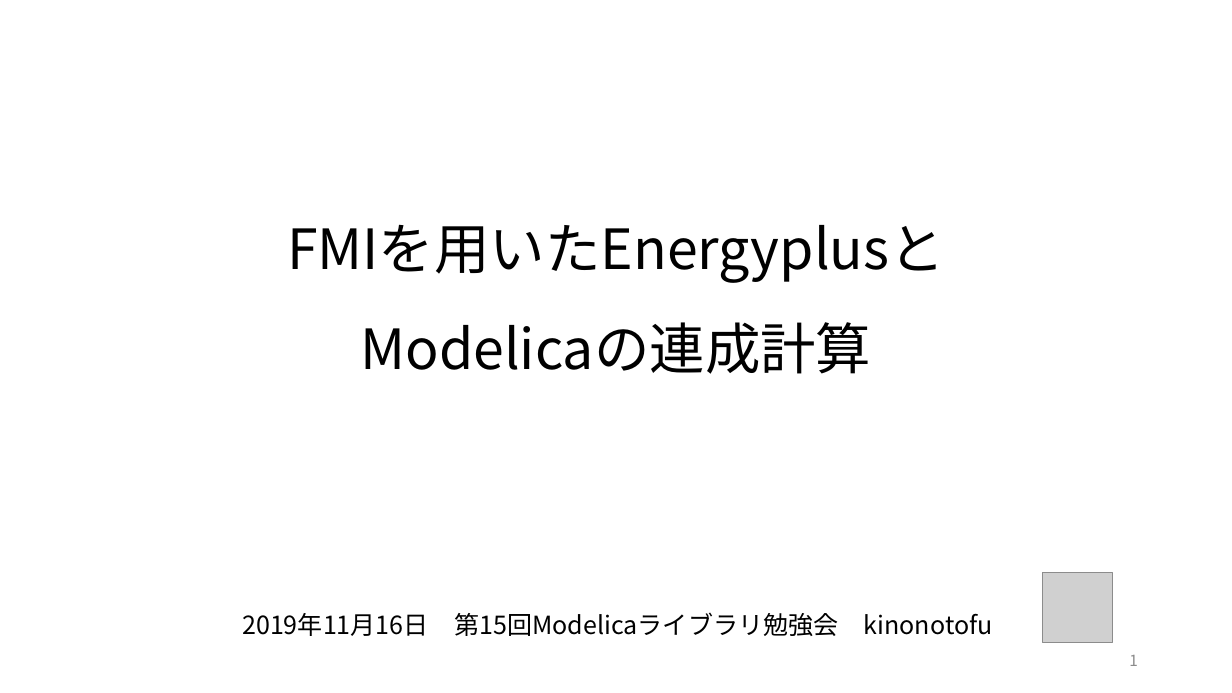
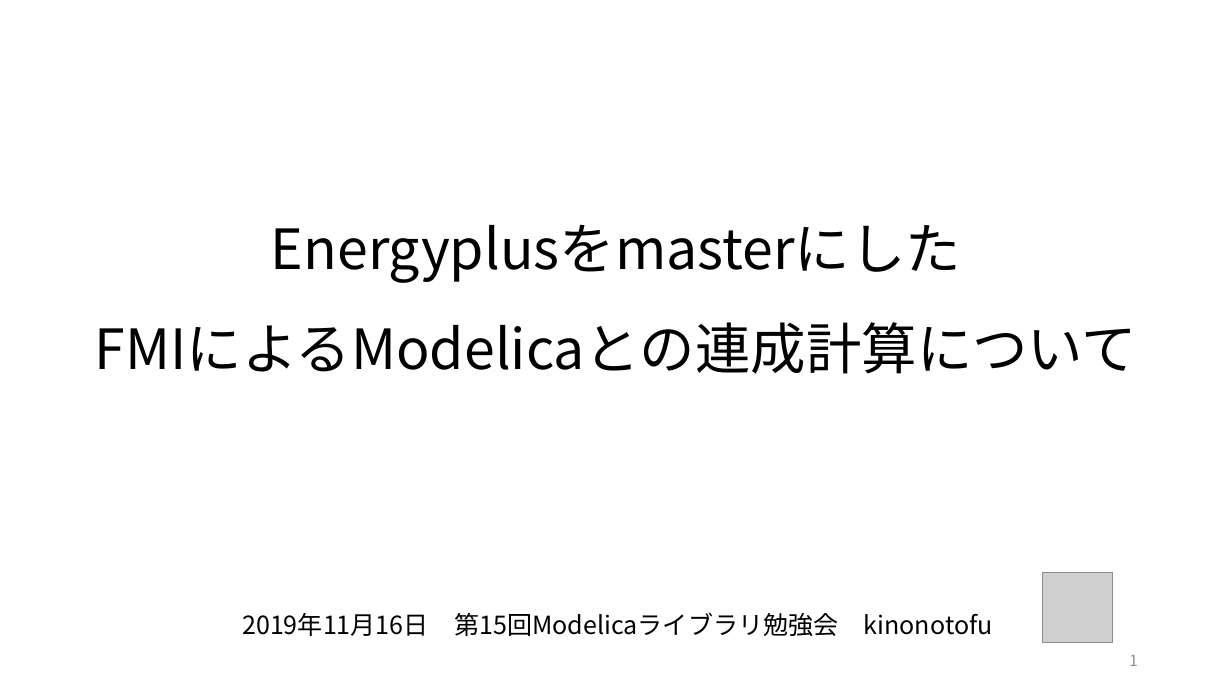
Before and after one commit to kinonotofu/tofulog, a slide deck: slide 1 of document/20191116_Buildings-Energyplus.pptx. Drawn at 1232x693 pixels with LibreOffice and Linux fonts; fonts in the diff are those of the drawing; grey boxes stand for pictures. Boxes give left, top, right and bottom in pixels: in the first picture for what was removed or moved away, otherwise in the second. Text is boxed around its words. In the diff, an @@ line names an element or a change of style, - is before the commit and + after.

Commit message:
revise file

```diff
--- a/document/20191116_Buildings-Energyplus.pptx
+++ b/document/20191116_Buildings-Energyplus.pptx
@@ title at [95, 224, 1137, 374]: text changed @@
-FMIを用いたEnergyplusと
-Modelicaの連成計算
+Energyplusをmasterにした
+FMIによるModelicaとの連成計算について
```
